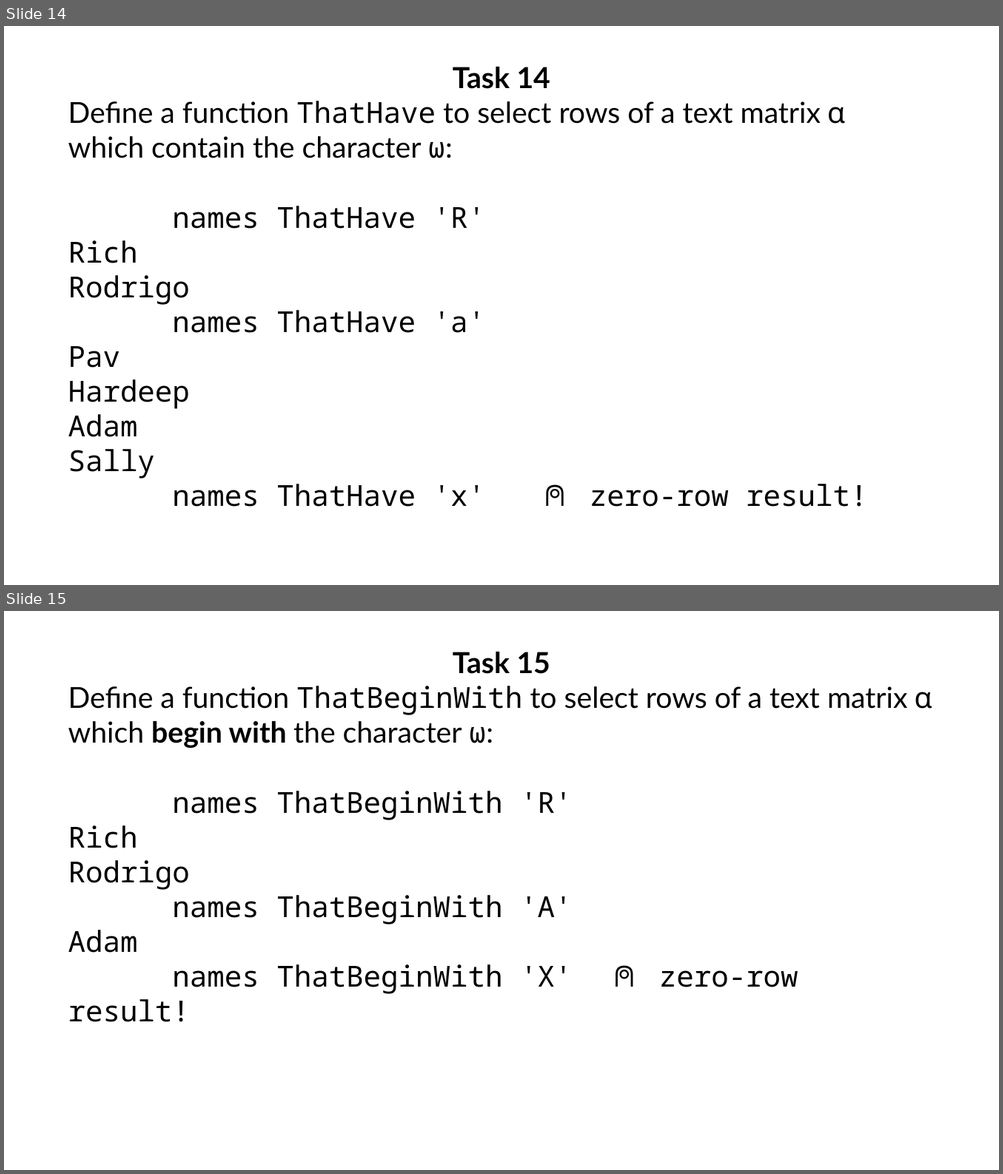
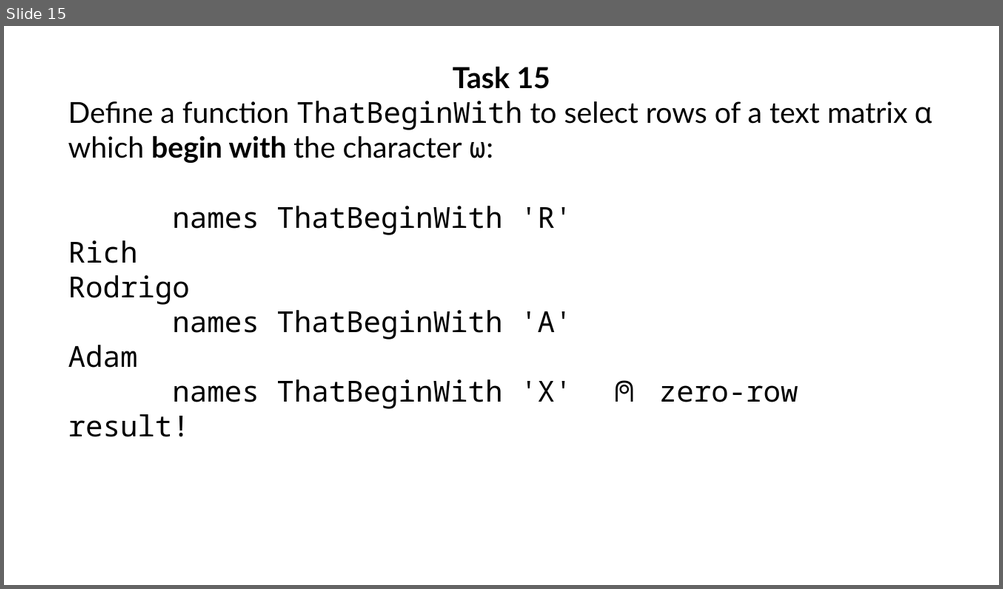
Before and after one commit to abrudz/tasks, a slide deck: tasks4.pptx. Shown one above the other, each under a label of ours: slides 14 and 15 before the commit, slide 15 after it. The pictures are 1003x1174 and 1003x589 pixels, drawn with LibreOffice and Linux fonts; fonts in the diff are those of the drawing. Boxes give left, top, right and bottom in pixels: in the first picture for what was removed or moved away, otherwise in the second. Text is boxed around its words. In the diff, an @@ line names an element or a change of style, - is before the commit and + after.

```diff
--- a/tasks4.pptx
+++ b/tasks4.pptx
@@ slide 14 removed at bbox=[4, 26, 999, 585], background #FFFFFF @@
@@ text removed at bbox=[68, 67, 867, 507] @@
-Task 14
-Define a function ThatHave to select rows of a text matrix ⍺ which contain the character ⍵:
-names ThatHave 'R'
-Rich
-Rodrigo
-names ThatHave 'a'
-Pav
-Hardeep
-Adam
-Sally
-names ThatHave 'x' ⍝ zero-row result!
```
Also in this commit, not shown: 2 slides added, 1 other slide removed, 8 other files.
